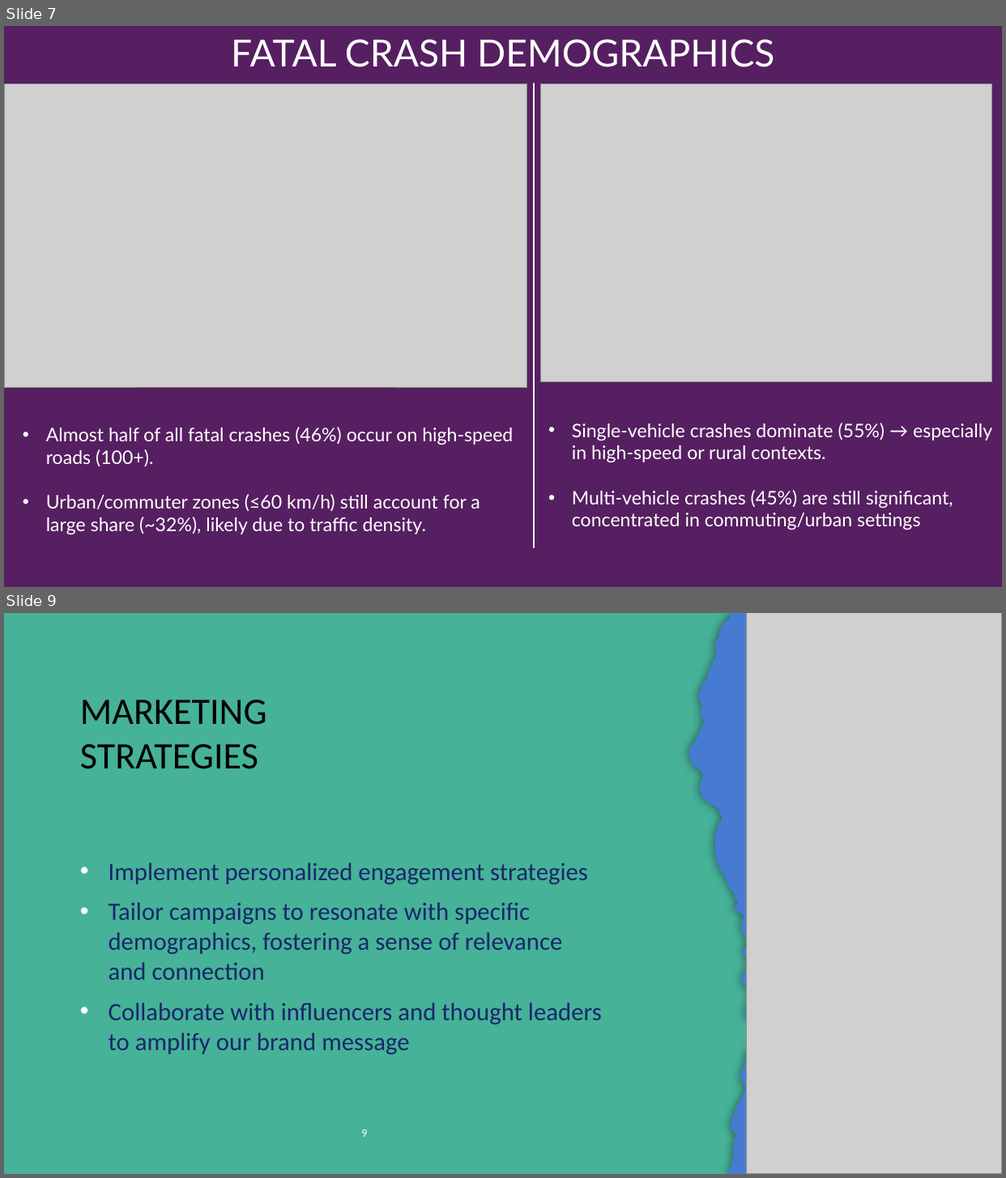
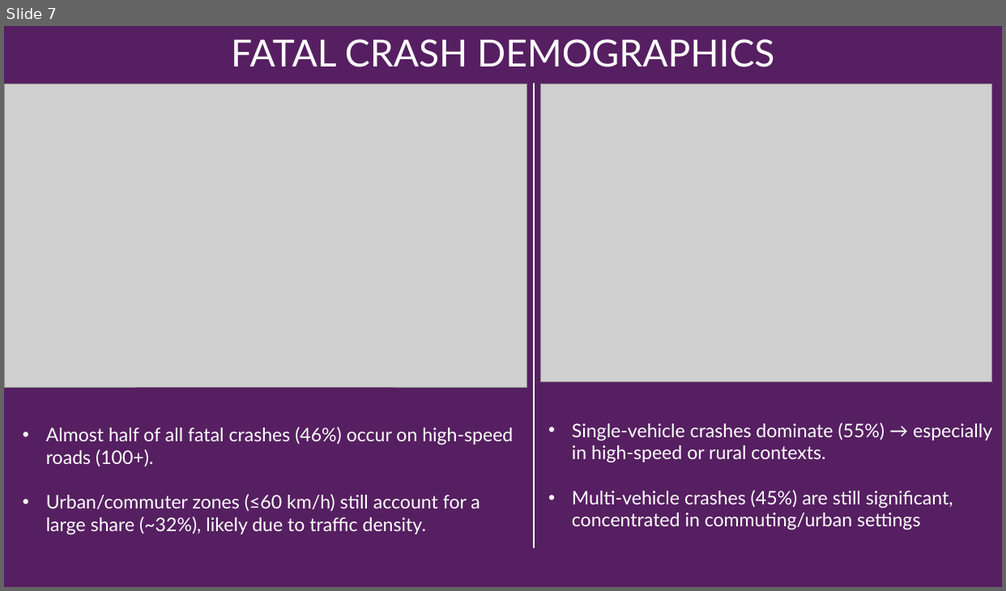
Before and after one commit to NoorullahMuhammadKhan/Noorullah-Khan-Github-Repository, a slide deck: Scyne Advisory Interview/Scyne Advisory Presentation.pptx. Shown one above the other, each under a label of ours: slides 7 and 9 before the commit, slide 7 after it; the slides between them are not shown. The pictures are 1006x1178 and 1006x591 pixels, drawn with LibreOffice and Linux fonts; fonts in the diff are those of the drawing; grey boxes stand for pictures; background and template pictures are left out. Boxes give left, top, right and bottom in pixels: in the first picture for what was removed or moved away, otherwise in the second. Text is boxed around its words. In the diff, an @@ line names an element or a change of style, - is before the commit and + after.

```diff
--- a/Scyne Advisory Interview/Scyne Advisory Presentation.pptx
+++ b/Scyne Advisory Interview/Scyne Advisory Presentation.pptx
@@ slide 9 removed at [4, 613, 1002, 1174], background #46B298 @@
@@ freeform shape removed at [689, 613, 1002, 1174] @@
@@ picture removed at [746, 613, 1002, 1174] @@
@@ title removed at [80, 700, 267, 769] @@
-MARKETING
-STRATEGIES
@@ text removed at [108, 862, 602, 1054] @@
-• Implement personalized engagement strategies
-• Tailor campaigns to resonate with specific demographics, fostering a sense of relevance
-  and connection
-• Collaborate with influencers and thought leaders
-  to amplify our brand message
@@ page number removed at [361, 1130, 367, 1137] @@
-9
```
Also in this commit, not shown: 3 slides added, 1 other slide removed, 1 other file.
